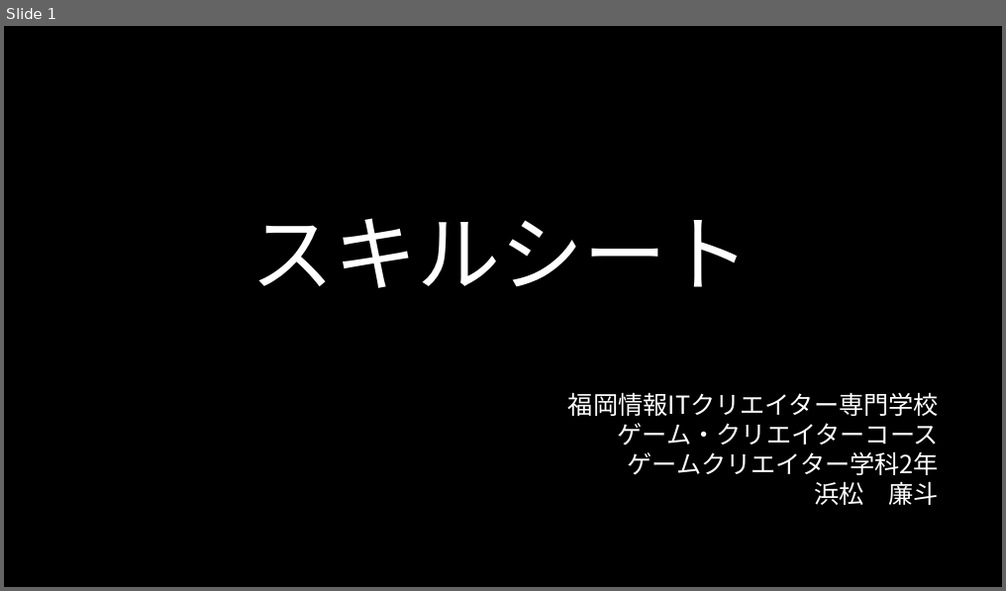
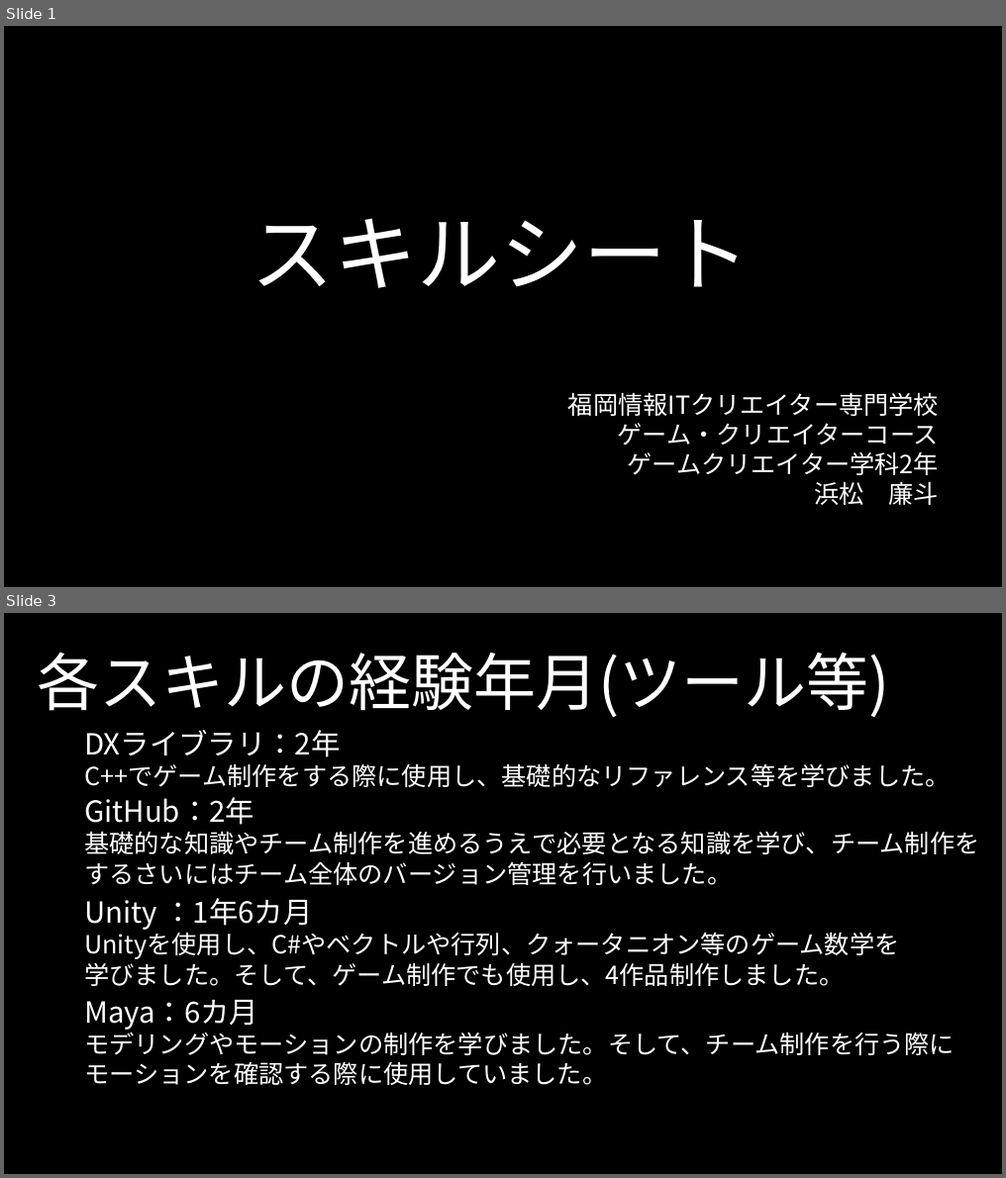
Before and after one commit to Hmmtrnt/Protfolio, a slide deck: スキルシート.pptx. Shown one above the other, each under a label of ours: slide 1 before the commit, slides 1 and 3 after it; the slides between them are not shown. The pictures are 1006x591 and 1006x1178 pixels, drawn with LibreOffice and Linux fonts; fonts in the diff are those of the drawing; background and template pictures are left out. Boxes give left, top, right and bottom in pixels: in the first picture for what was removed or moved away, otherwise in the second. Text is boxed around its words. In the diff, an @@ line names an element or a change of style, - is before the commit and + after.

```diff
--- a/スキルシート.pptx
+++ b/スキルシート.pptx
@@ slide 3 added at <box>4,613,1002,1174</box>, background picture (left out) @@
@@ text added at <box>37,652,890,717</box>, 60 pt, text #FFFFFF @@
+各スキルの経験年月(ツール等)
@@ text added at <box>84,730,949,787</box>, 24 pt, text #FFFFFF @@
+DXライブラリ：2年
+C++でゲーム制作をする際に使用し、基礎的なリファレンス等を学びました。
@@ text added at <box>84,797,979,885</box>, 24 pt, text #FFFFFF @@
+GitHub：2年
+基礎的な知識やチーム制作を進めるうえで必要となる知識を学び、チーム制作を
+するさいにはチーム全体のバージョン管理を行いました。
@@ text added at <box>84,898,899,986</box>, 24 pt, text #FFFFFF @@
+Unity ：1年6カ月
+Unityを使用し、C#やベクトルや行列、クォータニオン等のゲーム数学を
+学びました。そして、ゲーム制作でも使用し、4作品制作しました。
@@ text added at <box>84,1000,954,1085</box>, 24 pt, text #FFFFFF @@
+Maya：6カ月
+モデリングやモーションの制作を学びました。そして、チーム制作を行う際に
+モーションを確認する際に使用していました。
```
Also in this commit, not shown: 1 other slide added, 1 slide removed.
